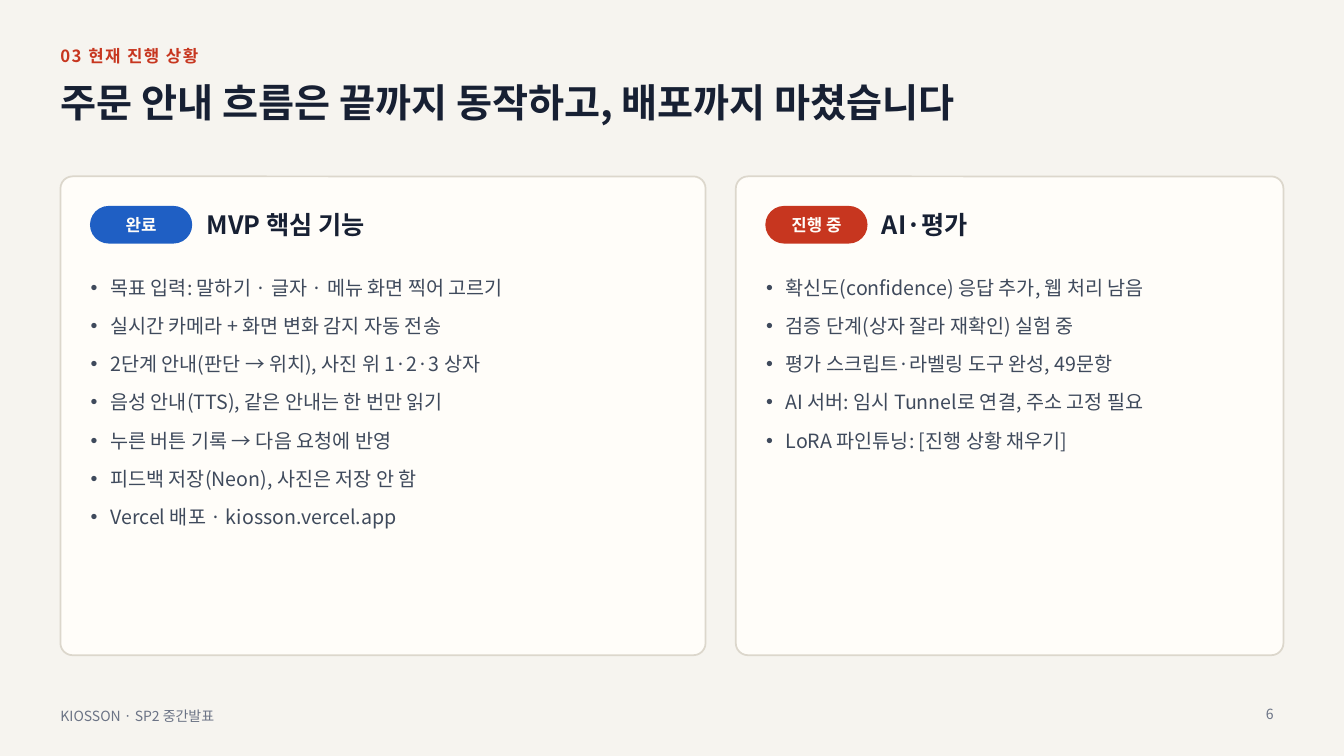
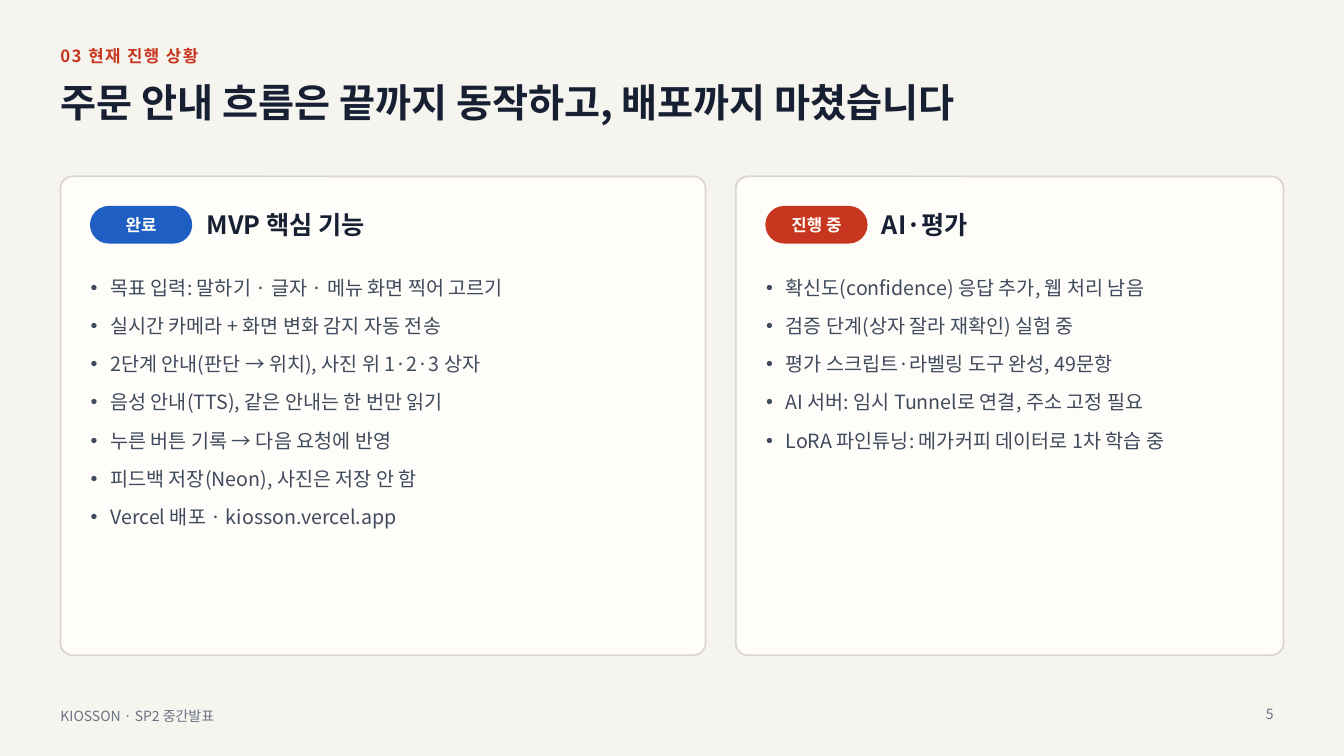
Before and after one commit to TeamProjectAIServiceDevelop/team-project, a slide deck: slide 5 of 자료/중간발표/중간발표.pptx (slide 6 before the commit). Drawn at 1344x756 pixels with LibreOffice and Linux fonts; fonts in the diff are those of the drawing. Boxes give left, top, right and bottom in pixels: in the first picture for what was removed or moved away, otherwise in the second. Text is boxed around its words. In the diff, an @@ line names an element or a change of style, - is before the commit and + after.

```diff
--- a/자료/중간발표/중간발표.pptx
+++ b/자료/중간발표/중간발표.pptx
@@ text at (786,431,1164,450): text changed @@
-• LoRA 파인튜닝: [진행 상황 채우기]
+• LoRA 파인튜닝: 메가커피 데이터로 1차 학습 중
@@ page number at (1266,709,1274,719): text changed @@
-6
+5
```
Also in this commit, not shown: 6 other slides changed, 1 slide added, 4 slides removed, 2 other files.
